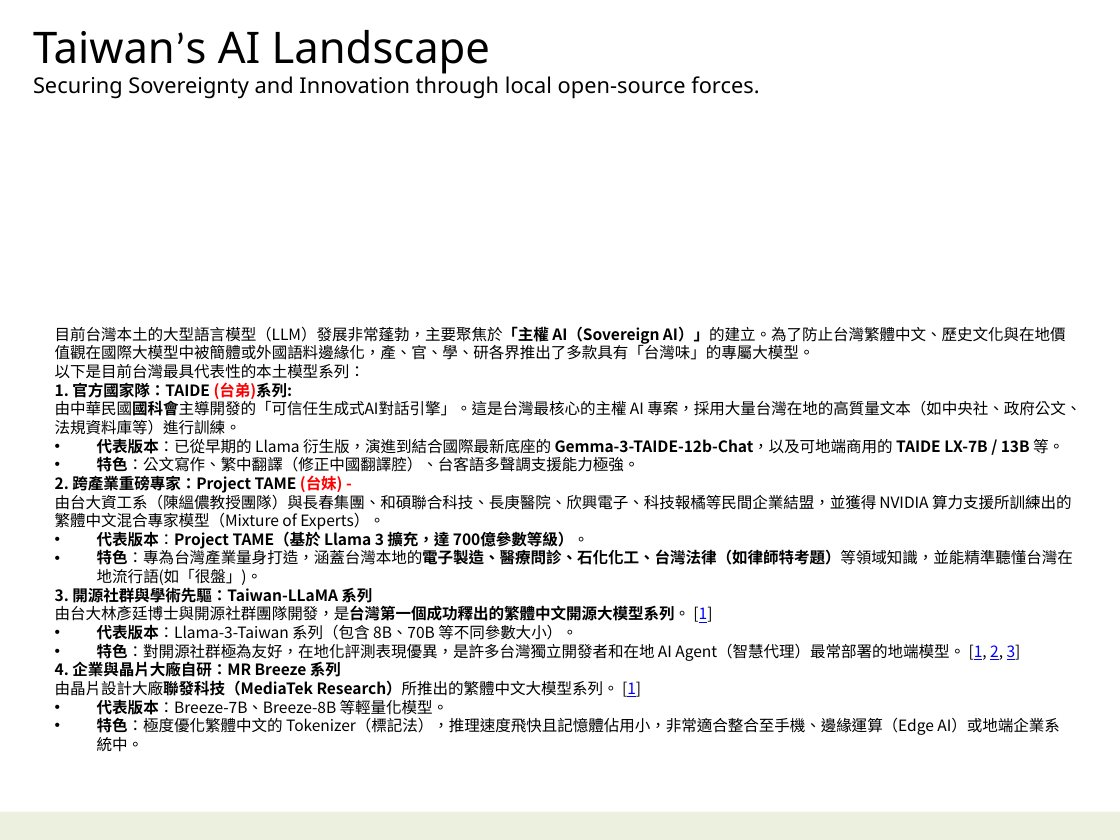
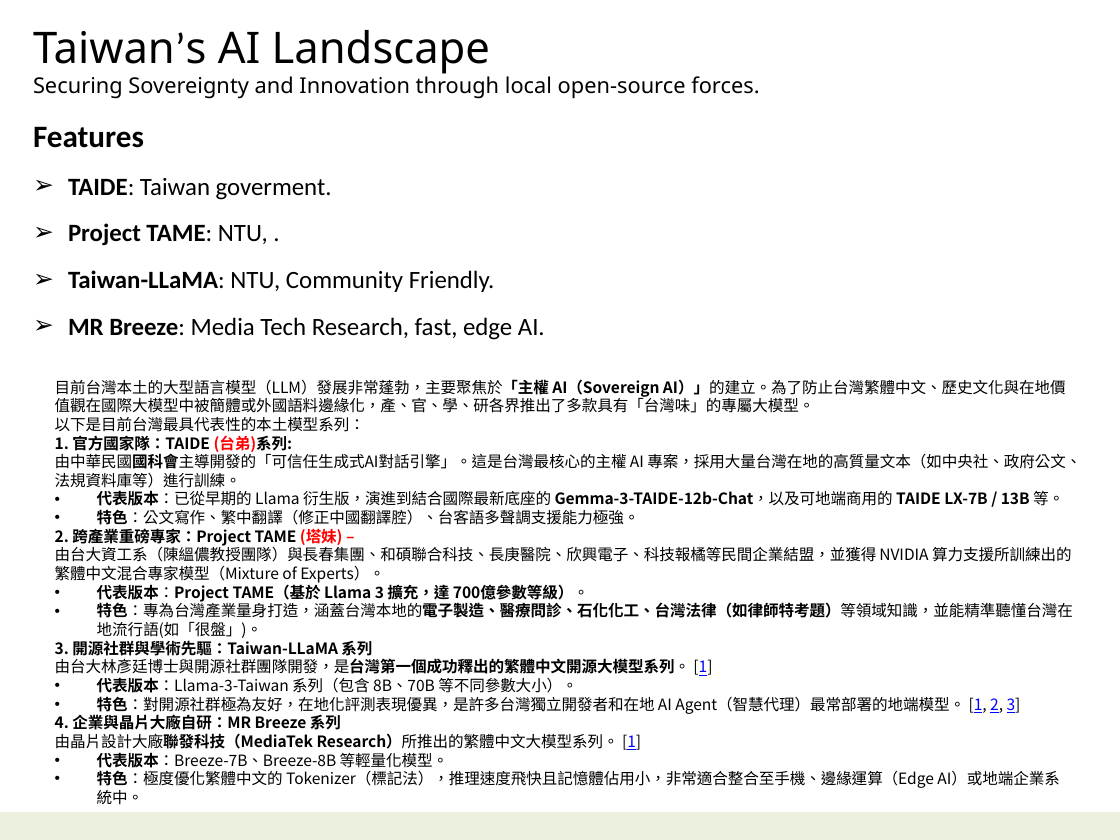
Before and after one commit to navibator/crazy-ai, a slide deck: slide 4 of ai-overview.pptx. Drawn at 1120x840 pixels with LibreOffice and Linux fonts; fonts in the diff are those of the drawing. Boxes give left, top, right and bottom in pixels: in the first picture for what was removed or moved away, otherwise in the second. Text is boxed around its words. In the diff, an @@ line names an element or a change of style, - is before the commit and + after.

```diff
--- a/ai-overview.pptx
+++ b/ai-overview.pptx
@@ text added at [33, 126, 545, 340], 16 pt, text #000000 @@
+Features
+➢ TAIDE: Taiwan goverment.
+➢ Project TAME: NTU, .
+➢ Taiwan-LLaMA: NTU, Community Friendly.
+➢ MR Breeze: Media Tech Research, fast, edge AI.
@@ text "目前台灣本土的大型語言模型（LLM）發展非常蓬勃，主要聚焦於「主權 AI（Sovereign AI）」的建立。為了防止台 ...": place and size @@
-text "目前台灣本土的大型語言模型（LLM）發展非常蓬勃，主要聚焦於「主權 AI（Sovereign AI）」的建立。為了防止台 ..." at [55, 326, 1081, 752]
+text "目前台灣本土的大型語言模型（LLM）發展非常蓬勃，主要聚焦於「主權 AI（Sovereign AI）」的建立。為了防止台 ..." at [55, 379, 1081, 805]
@@ text at [55, 528, 343, 546]: text changed @@
-2. 跨產業重磅專家：Project TAME (台妹) -
+2. 跨產業重磅專家：Project TAME (塔妹) –
```
Also in this commit, not shown: 1 other slide changed, 1 other file.
